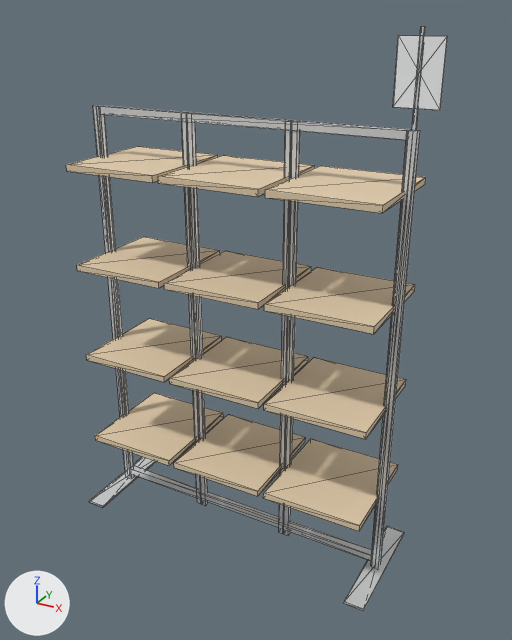
The glTF model public/assets/3d/105-06-013.glb: old version first, new version second.
Rendered twice from a 50 mm lens placed at (1.3, -2.23, 2.1), pointed at (0.07, 0.01, 0.98). The axes (+X, +Y, +Z) are drawn at lower left. The lights are the same throughout. The first picture is the older version. Mesh edges are drawn as thin lines. Vertices at exactly the same position are counted once.
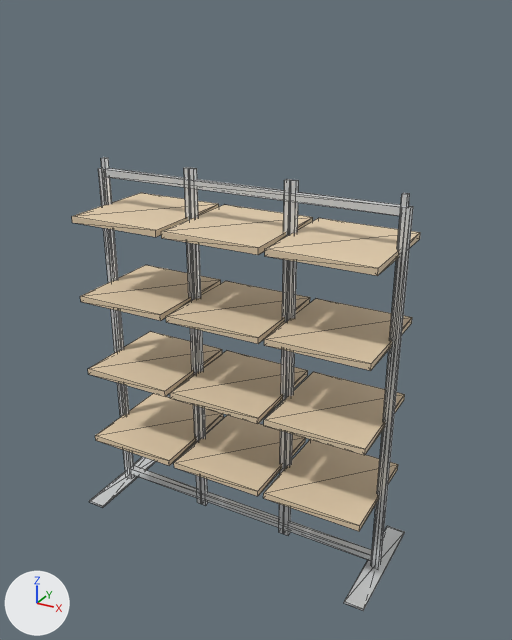
What the commit changed:
me_mesh_0 is used by ob_mesh_0; location (0.0, 0.0, 0.0).
Verts and faces of me_mesh_0; kept vertices keep their numbers, new ones are numbered from 204.
Before the commit, vertices of me_mesh_0: 62 (-0.21, -0.01, 1.75) at pixel (186, 113), 63 (-0.24, -0.01, 1.75) at pixel (181, 113), 66 (-0.24, 0.01, 1.75) at pixel (184, 112), 67 (-0.21, 0.01, 1.75) at pixel (189, 112), 70 (-0.19, -0.01, 1.75) at pixel (191, 114).
Before the commit, vertices of me_mesh_0: 71 (-0.21, -0.01, 1.75) at pixel (186, 113), 74 (-0.21, 0.01, 1.75) at pixel (190, 113), 75 (-0.19, 0.01, 1.75) at pixel (194, 113).
Before the commit, vertices of me_mesh_0: 78 (0.21, -0.01, 1.75) at pixel (290, 121), 79 (0.19, -0.01, 1.75) at pixel (285, 121), 82 (0.19, 0.01, 1.75) at pixel (288, 120), 83 (0.21, 0.01, 1.75) at pixel (293, 121), 86 (0.24, -0.01, 1.75) at pixel (297, 122).
Before the commit, vertices of me_mesh_0: 87 (0.21, -0.01, 1.75) at pixel (291, 121), 90 (0.21, 0.01, 1.75) at pixel (294, 121), 91 (0.24, 0.01, 1.75) at pixel (300, 121).
me_mesh_0 had 204 vertices, 312 faces and spanned x -0.68..0.71, y -0.25..0.25, z 0.0..2.05.
me_mesh_0 now has 188 vertices, 288 faces and spans x -0.68..0.68, y -0.25..0.25, z 0.0..1.55.
me_mesh_0 part 1: the loose piece of 8 vertices spanning x -0.62..-0.22, y -0.22..0.22, z 0.74..0.76 is moved by (0.0, 0.0, -0.07).
me_mesh_0 part 2: the loose piece of 8 vertices spanning x -0.62..-0.22, y -0.22..0.22, z 1.14..1.16 is moved by (0.0, 0.0, -0.13).
me_mesh_0 part 3: the loose piece of 8 vertices spanning x -0.62..-0.22, y -0.22..0.22, z 1.54..1.56 is moved by (0.0, 0.0, -0.2).
me_mesh_0 part 4: the loose piece of 8 vertices spanning x -0.2..0.2, y -0.22..0.22, z 0.74..0.76 is moved by (0.0, 0.0, -0.07).
me_mesh_0 part 5: the loose piece of 8 vertices spanning x -0.2..0.2, y -0.22..0.22, z 1.14..1.16 is moved by (0.0, 0.0, -0.13).
me_mesh_0 part 6: the loose piece of 8 vertices spanning x -0.2..0.2, y -0.22..0.22, z 1.54..1.56 is moved by (0.0, 0.0, -0.2).
me_mesh_0 part 7: the loose piece of 8 vertices spanning x 0.22..0.62, y -0.22..0.22, z 0.74..0.76 is moved by (0.0, 0.0, -0.07).
me_mesh_0 part 8: the loose piece of 8 vertices spanning x 0.22..0.62, y -0.22..0.22, z 1.14..1.16 is moved by (0.0, 0.0, -0.13).
me_mesh_0 part 9: the loose piece of 8 vertices spanning x 0.22..0.62, y -0.22..0.22, z 1.54..1.56 is moved by (0.0, 0.0, -0.2).
me_mesh_0 part 10: the loose piece of 8 vertices spanning x 0.56..0.71, y 0.0, z 1.82..2.03 is deleted.
me_mesh_0 part 11: the loose piece of 8 vertices spanning x 0.63..0.64, y 0.0, z 1.75..2.05 is deleted.
Part 12, on me_mesh_0:
12 vertices in x -0.65..0.65, y -0.01..0.01, z 1.72..1.75 move by (0.0, 0.0, -0.24).
8 vertices in x -0.64..0.64, y -0.01..0.01, z 1.75 move by (0.0, 0.0, -0.2).
Part 13, on me_mesh_0:
Vertices 62, 63, 66, 67, 70, 71, 74, 75 move by (0.0, 0.0, -0.2).
Part 14, on me_mesh_0:
Vertices 78, 79, 82, 83, 86, 87, 90, 91 move by (0.0, 0.0, -0.2).
me_mesh_0 no longer uses material mat_acrylic (white #f7f9fa).

What differs and where, as boxes [x1, y1, x2, y2] in the pictures (512 x 640 px; the box of a moved part takes in the faces that stretch with it):
'Mesh_0', reshaped (9% narrower, 22% shorter): before [66, 26, 448, 611]; after [72, 157, 420, 611]
part 1 of me_mesh_0, moved or reshaped: before [86, 318, 222, 382]; after [88, 331, 222, 397]
part 2 of me_mesh_0, moved or reshaped: before [77, 237, 220, 288]; after [80, 265, 221, 321]
part 3 of me_mesh_0, moved or reshaped: before [66, 146, 218, 183]; after [72, 193, 219, 237]
part 4 of me_mesh_0, moved or reshaped: before [169, 337, 308, 408]; after [170, 350, 308, 424]
part 5 of me_mesh_0, moved or reshaped: before [164, 251, 311, 309]; after [166, 281, 310, 344]
part 6 of me_mesh_0, moved or reshaped: before [158, 155, 315, 197]; after [161, 205, 313, 255]
part 7 of me_mesh_0, moved or reshaped: before [264, 358, 406, 439]; after [264, 372, 405, 455]
part 8 of me_mesh_0, moved or reshaped: before [264, 267, 415, 334]; after [264, 298, 412, 371]
part 9 of me_mesh_0, moved or reshaped: before [265, 166, 426, 213]; after [265, 218, 420, 276]
part 10 of me_mesh_0, deleted: before [393, 35, 448, 110]
part 11 of me_mesh_0, deleted: before [412, 26, 426, 131]
part 12 of me_mesh_0, moved or reshaped: before [93, 105, 420, 568]; after [98, 157, 413, 568]
part 13 of me_mesh_0, moved or reshaped: before [182, 121, 208, 506]; after [184, 167, 208, 506]
part 14 of me_mesh_0, moved or reshaped: before [279, 130, 300, 535]; after [279, 179, 299, 535]
